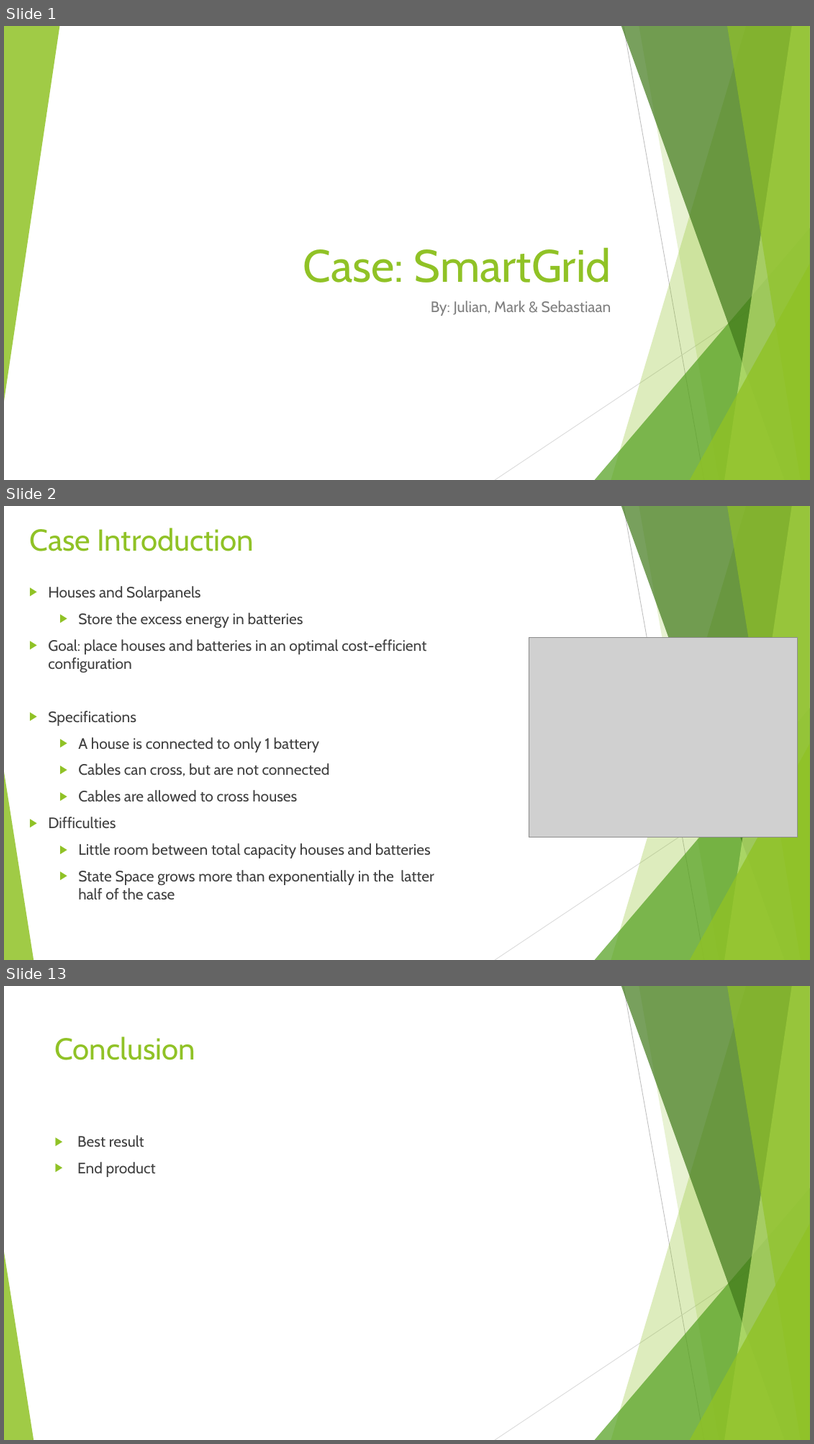
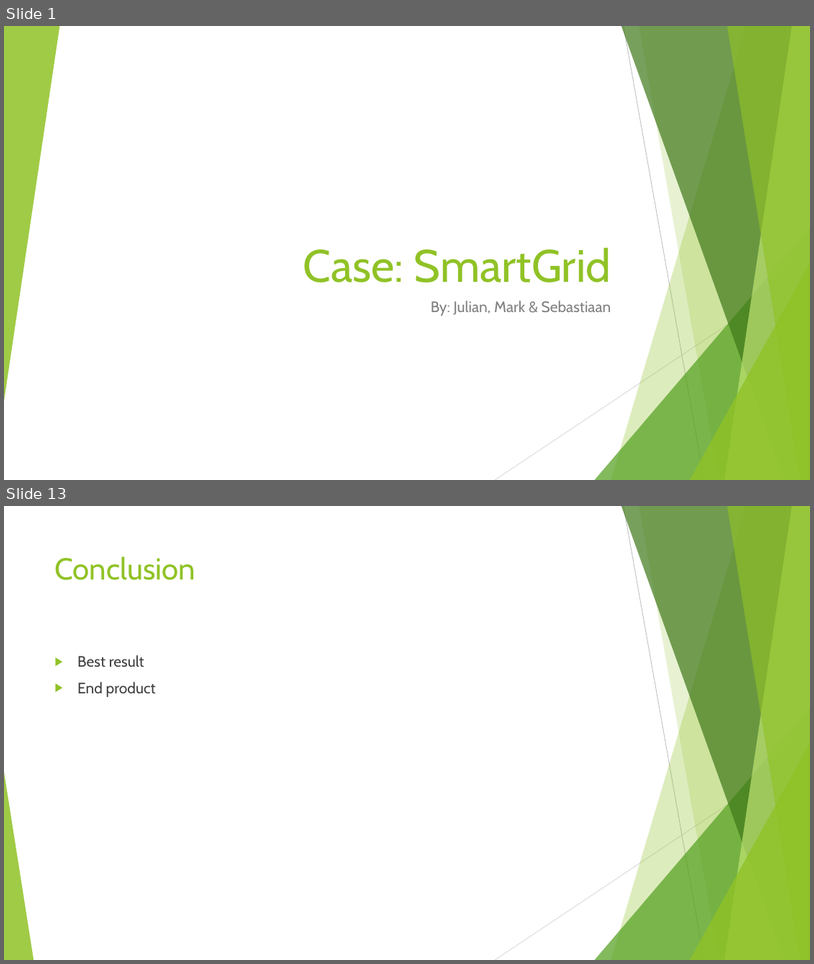
Before and after one commit to JSMR-heuristics/JSMR, a slide deck: EndPres.pptx. Shown one above the other, each under a label of ours: slides 1, 2 and 13 before the commit, slides 1 and 13 after it; the slides between them are not shown. The pictures are 814x1444 and 814x964 pixels, drawn with LibreOffice and Linux fonts; fonts in the diff are those of the drawing; grey boxes stand for pictures. Boxes give left, top, right and bottom in pixels: in the first picture for what was removed or moved away, otherwise in the second. Text is boxed around its words. In the diff, an @@ line names an element or a change of style, - is before the commit and + after.

```diff
--- a/EndPres.pptx
+++ b/EndPres.pptx
@@ slide 2 removed at bbox=[4, 506, 810, 960], background #FFFFFF; not listed: 10 template elements that a slide beside it also shows @@
@@ title removed at bbox=[29, 528, 255, 551] @@
-Case Introduction
@@ text removed at bbox=[48, 586, 434, 899] @@
-▶ Houses and Solarpanels
-  ▶ Store the excess energy in batteries
-▶ Goal: place houses and batteries in an optimal cost-efficient configuration
-▶ Specifications
-  ▶ A house is connected to only 1 battery
-  ▶ Cables can cross, but are not connected
-  ▶ Cables are allowed to cross houses
-▶ Difficulties
-  ▶ Little room between total capacity houses and batteries
-  ▶ State Space grows more than exponentially in the latter half of the case
@@ picture removed at bbox=[529, 637, 798, 837] @@
```
Also in this commit, not shown: 10 slides changed, 1 slide added.
